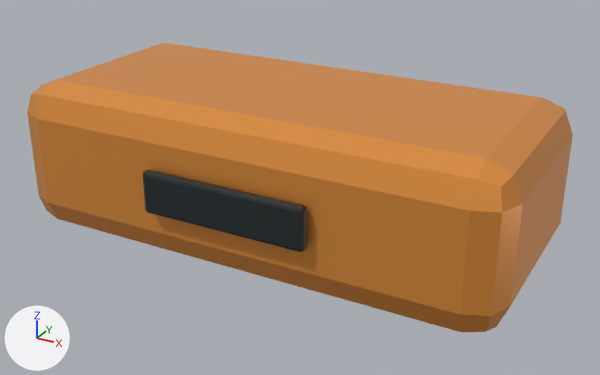
Renders of the glTF model assets/models/items/item-copper-ingot/item-copper-ingot_variant_a.glb from each side of a commit.
Rendered twice from a 50 mm lens placed at (0.545, -0.966, 0.747), pointed at (0.021, -0.012, 0.27). Arrows for +X, +Y and +Z are at lower left; the lights stay in place. The picture after the commit comes second. Objects named as collision shapes, trigger or cutter boxes, shadow casters or lower levels of detail are left out. Where no turn or scale is listed for an object, it has been applied to the vertices.

Objects in the first picture: 'Ingot stamped mark', 'Metal ingot'.
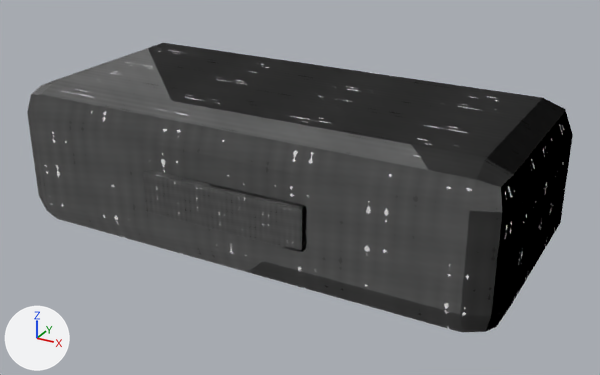
The newer file is also turned or shifted as a whole; pictures and numbers use the older file's frame.

Pixel boxes (x1, y1, x2, y2) of what changed, in the pictures (600 x 375 px):
'Metal ingot', surface changed (orange to grey): (27, 43, 573, 332) in both
'Ingot stamped mark', surface changed (lighter): (143, 170, 307, 252) in both

The change, as a diff of the scene's bpy script:
```diff
--- a/assets/models/items/item-copper-ingot/item-copper-ingot_variant_a.glb.py
+++ b/assets/models/items/item-copper-ingot/item-copper-ingot_variant_a.glb.py
@@ img_metal_roughness_001 @@
+img_metal_roughness_001 = load_image('metal_roughness.001', '_unpacked/metal_roughness.001', 256, 256, 'Non-Color')
@@ img_metal_height @@
+img_metal_height = load_image('metal_height', '_unpacked/metal_height', 256, 256, 'Non-Color')
@@ img_metal_albedo @@
+img_metal_albedo = load_image('metal_albedo', '_unpacked/metal_albedo', 256, 256, 'sRGB')
@@ img_metal_roughness @@
+img_metal_roughness = load_image('metal_roughness', '_unpacked/metal_roughness', 256, 256, 'Non-Color')
@@ mat_item_graphite_alloy @@
 mat_item_graphite_alloy = bpy.data.materials.new('Item graphite alloy')
-# nodes: BsdfPrincipled, OutputMaterial
-# colours: dark grey #424b4d
+# nodes: BsdfPrincipled, Math, NormalMap, OutputMaterial, SeparateColor, TexImage x3
+# uses the picture img_metal_albedo
+# uses the picture img_metal_height
+# uses the picture img_metal_roughness
@@ mat_item_amber_enamel @@
 mat_item_amber_enamel = bpy.data.materials.new('Item amber enamel')
-# nodes: BsdfPrincipled, OutputMaterial
-# colours: orange #ed9945
+# nodes: BsdfPrincipled, Math, NormalMap, OutputMaterial, SeparateColor, TexImage x3
+# uses the picture img_metal_albedo
+# uses the picture img_metal_height
+# uses the picture img_metal_roughness_001
```
